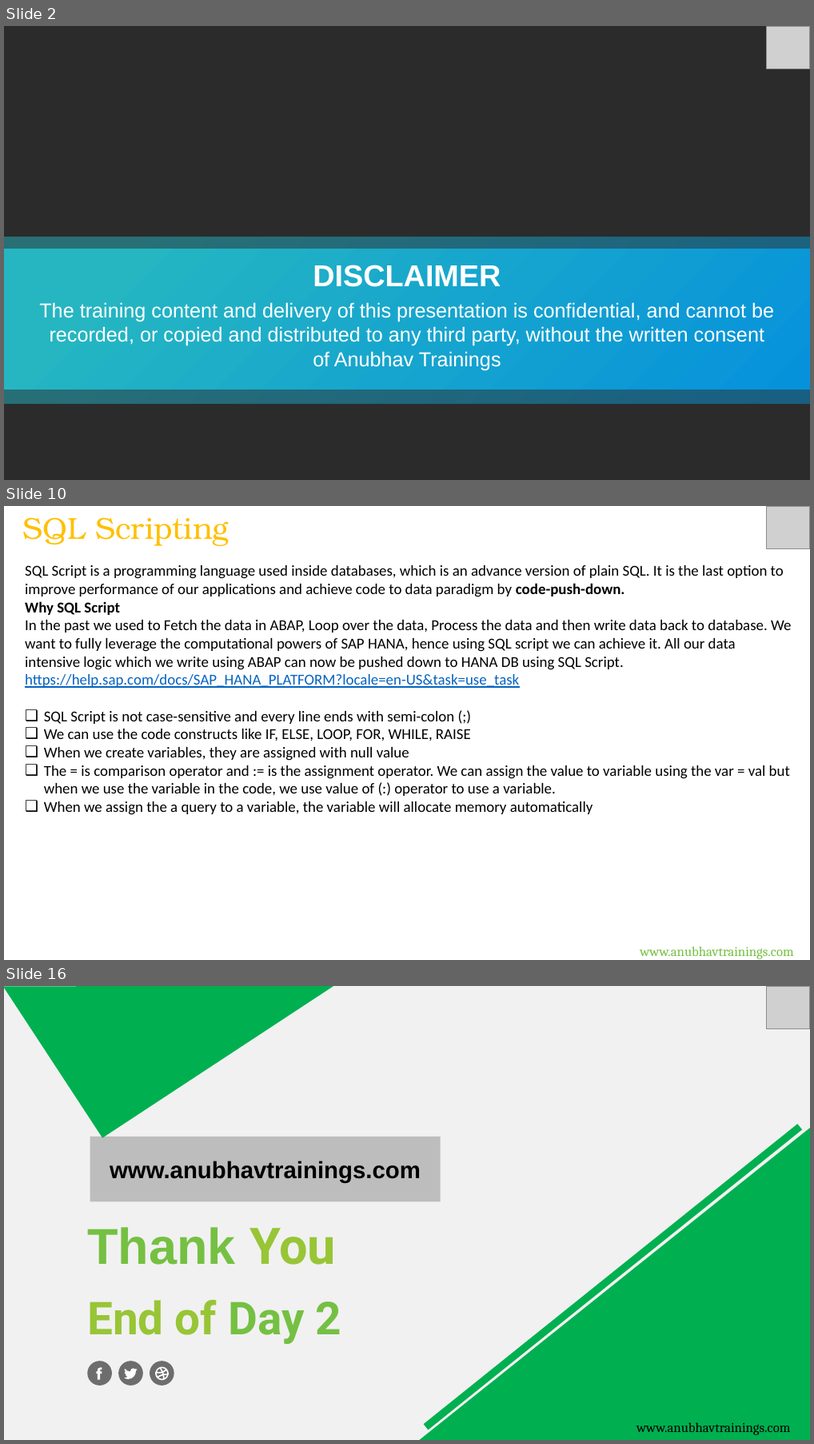
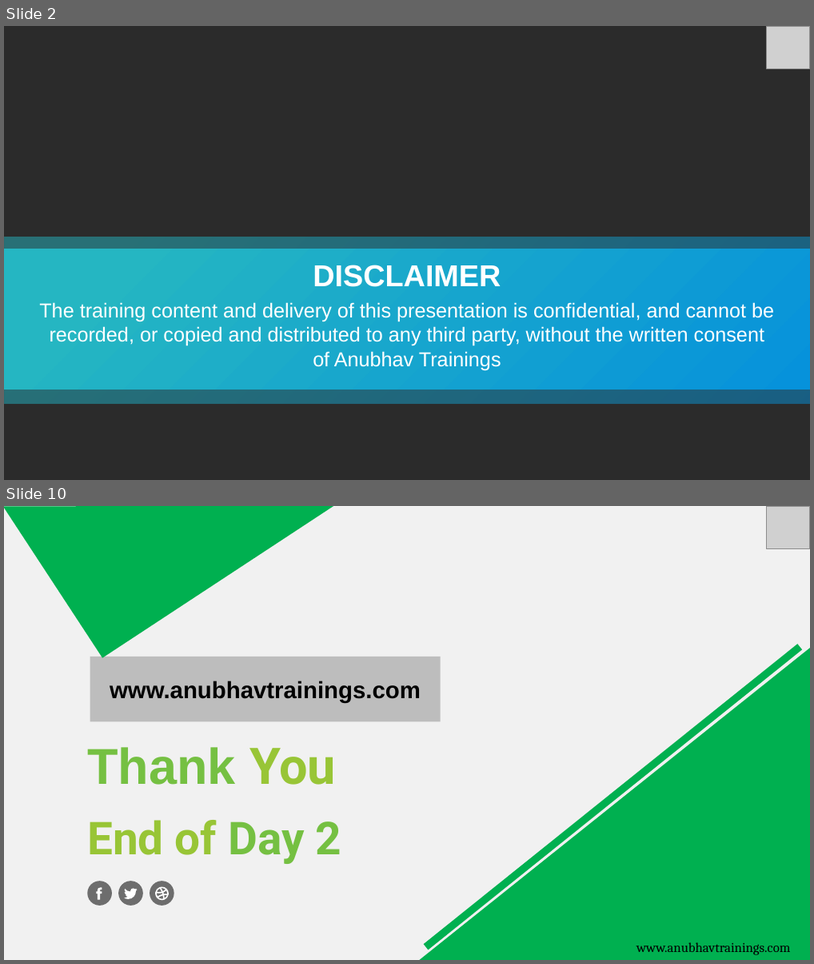
Before and after one commit to soyuztechnologies/CDS_AMDP_RAP_Training_60H, a slide deck: Day 3/DAY-3.pptx. Shown one above the other, each under a label of ours: slides 2, 10 and 16 before the commit, slides 2 and 10 after it; the slides between them are not shown. The pictures are 814x1444 and 814x964 pixels, drawn with LibreOffice and Linux fonts; fonts in the diff are those of the drawing; grey boxes stand for pictures; background and template pictures are left out; a plain dark background stands for a picture behind light text. Boxes give left, top, right and bottom in pixels: in the first picture for what was removed or moved away, otherwise in the second. Text is boxed around its words. In the diff, an @@ line names an element or a change of style, - is before the commit and + after.

```diff
--- a/Day 3/DAY-3.pptx
+++ b/Day 3/DAY-3.pptx
@@ slide 10 removed at [4,506,810,960], background #FFFFFF @@
@@ text removed at [22,517,229,546] @@
-SQL Scripting
@@ picture removed at [767,506,810,549] @@
@@ text removed at [25,565,792,815] @@
-SQL Script is a programming language used inside databases, which is an advance version of plain SQL. It is the last option to improve performance of our applications and achieve code to data paradigm by code-push-down.
-Why SQL Script
-In the past we used to Fetch the data in ABAP, Loop over the data, Process the data and then write data back to database. We want to fully leverage the computational powers of SAP HANA, hence using SQL script we can achieve it. All our data intensive logic which we write using ABAP can now be pushed down to HANA DB using SQL Script.
-https://help.sap.com/docs/SAP_HANA_PLATFORM?locale=en-US&task=use_task
-❑ SQL Script is not case-sensitive and every line ends with semi-colon (;)
-❑ We can use the code constructs like IF, ELSE, LOOP, FOR, WHILE, RAISE
-❑ When we create variables, they are assigned with null value
-❑ The = is comparison operator and := is the assignment operator. We can assign the value to variable using the var = val but when we use the variable in the code, we use value of (:) operator to use a variable.
-❑ When we assign the a query to a variable, the variable will allocate memory automatically
@@ text removed at [640,946,794,959] @@
-www.anubhavtrainings.com
@@ what was slide 16 is now slide 10 @@
```
Also in this commit, not shown: 4 slides changed, 2 slides added, 7 other slides removed, 4 other files.
